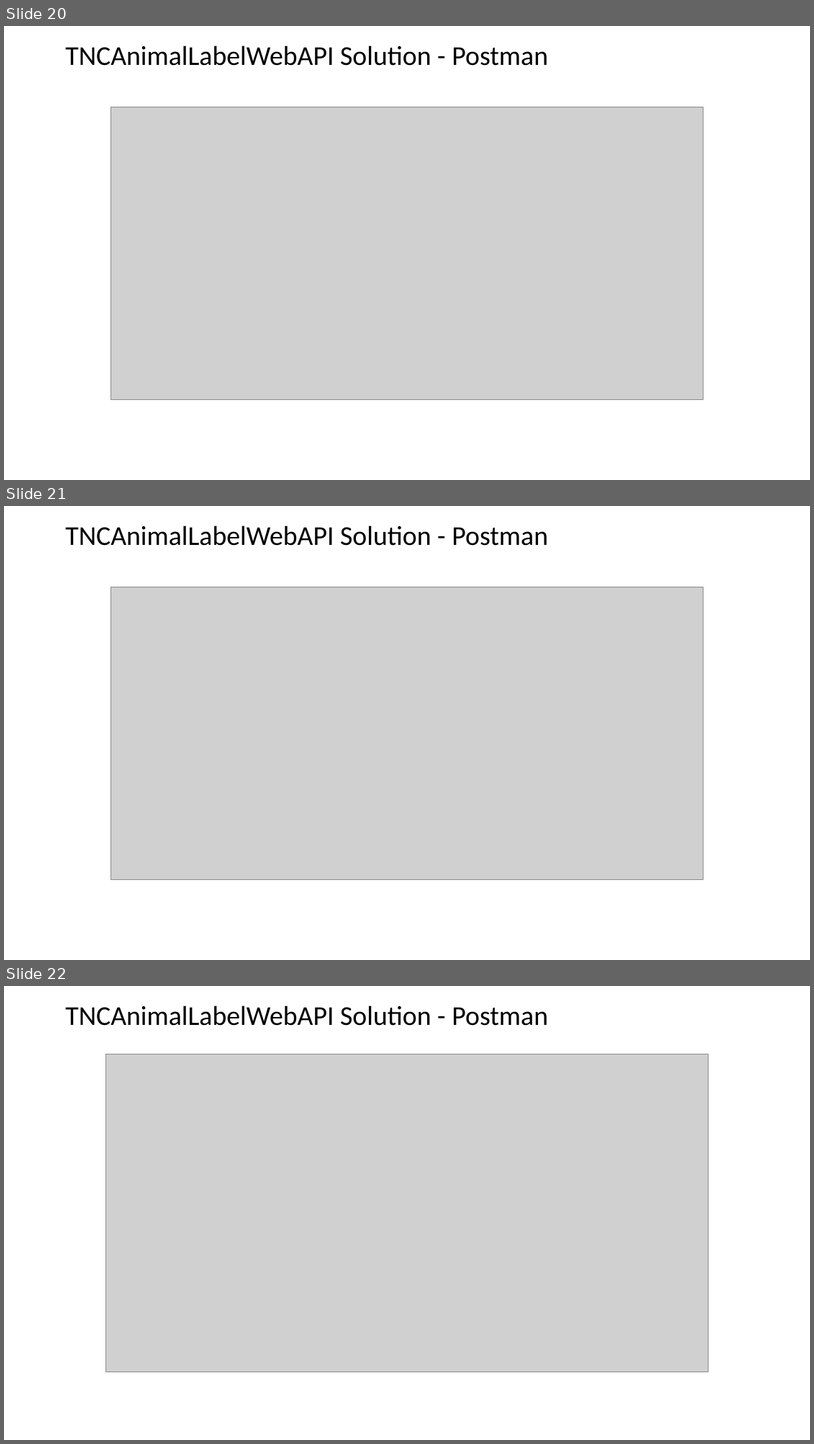
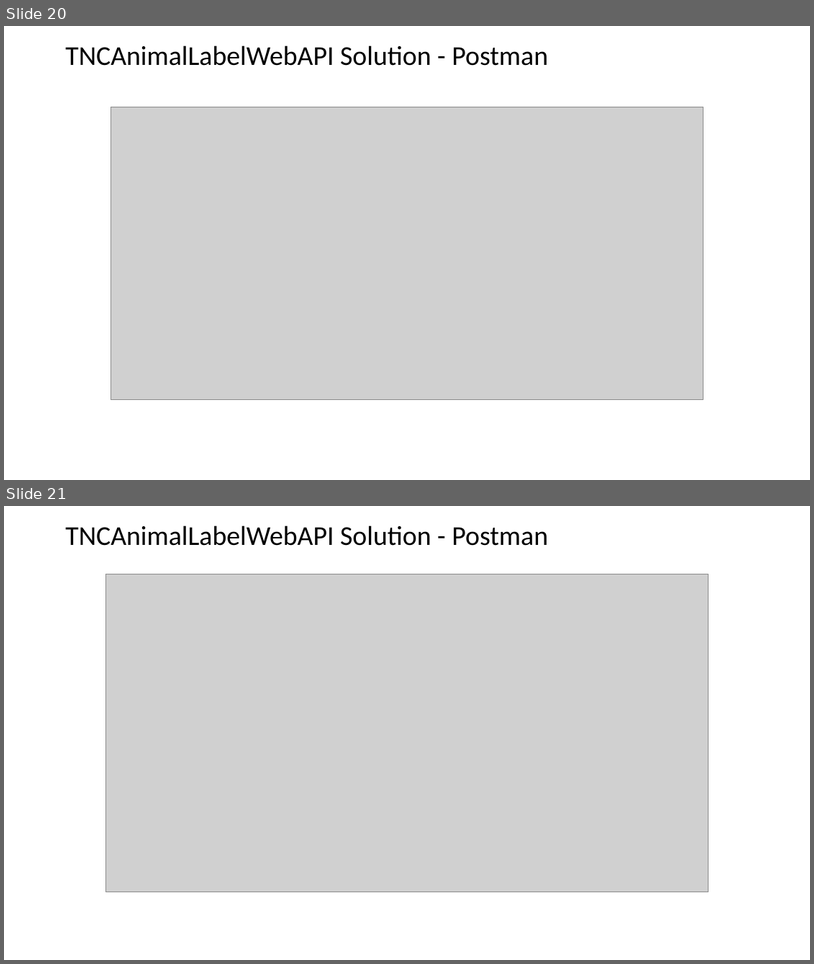
Before and after one commit to tncchina/AnimalLabel, a slide deck: Document/CNTK_Project_Status_20180708.pptx. Shown one above the other, each under a label of ours: slides 20, 21 and 22 before the commit, slides 20 and 21 after it. The pictures are 814x1444 and 814x964 pixels, drawn with LibreOffice and Linux fonts; fonts in the diff are those of the drawing; grey boxes stand for pictures. Boxes give left, top, right and bottom in pixels: in the first picture for what was removed or moved away, otherwise in the second. Text is boxed around its words. In the diff, an @@ line names an element or a change of style, - is before the commit and + after.

```diff
--- a/Document/CNTK_Project_Status_20180708.pptx
+++ b/Document/CNTK_Project_Status_20180708.pptx
@@ slide 21 removed at (4, 506, 810, 960), background #FFFFFF @@
@@ title removed at (65, 525, 548, 546) @@
-TNCAnimalLabelWebAPI Solution - Postman
@@ picture removed at (111, 587, 704, 879) @@
@@ what was slide 22 is now slide 21 @@
```
Also in this commit, not shown: 1 slide changed, 5 other files.
